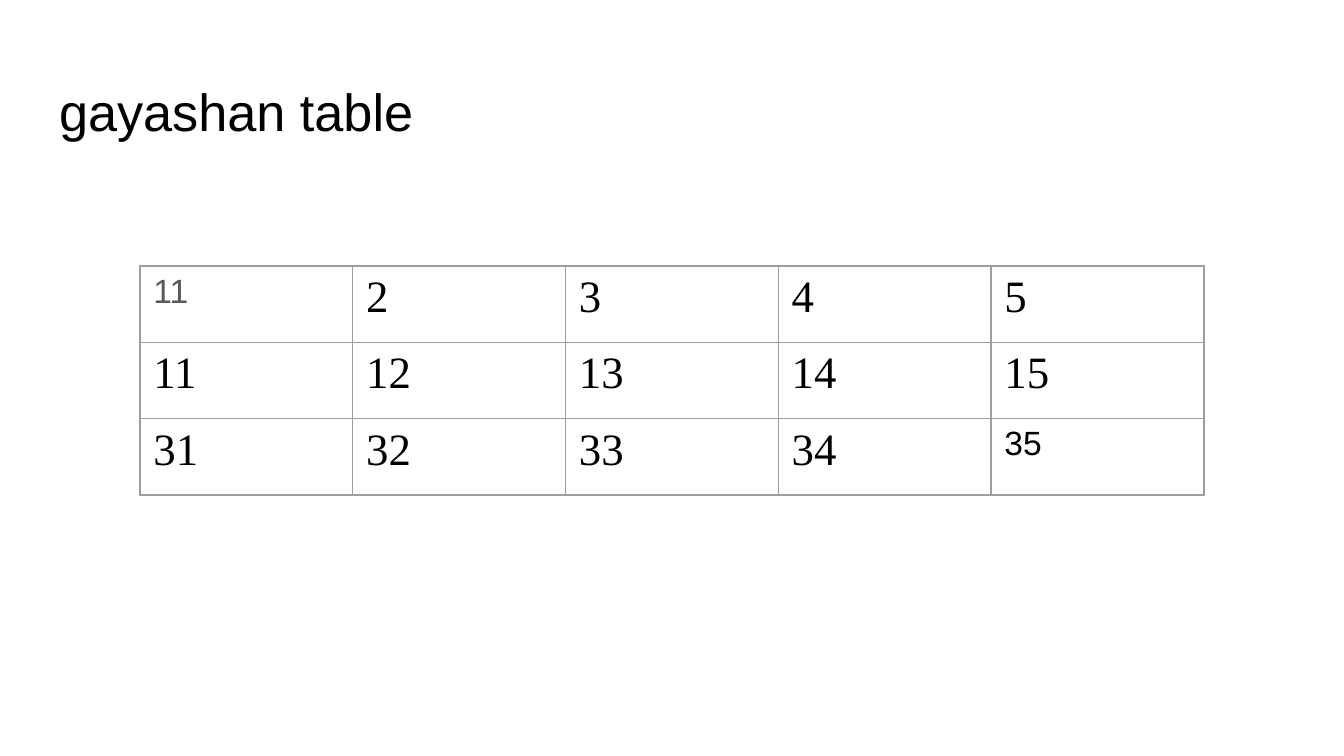
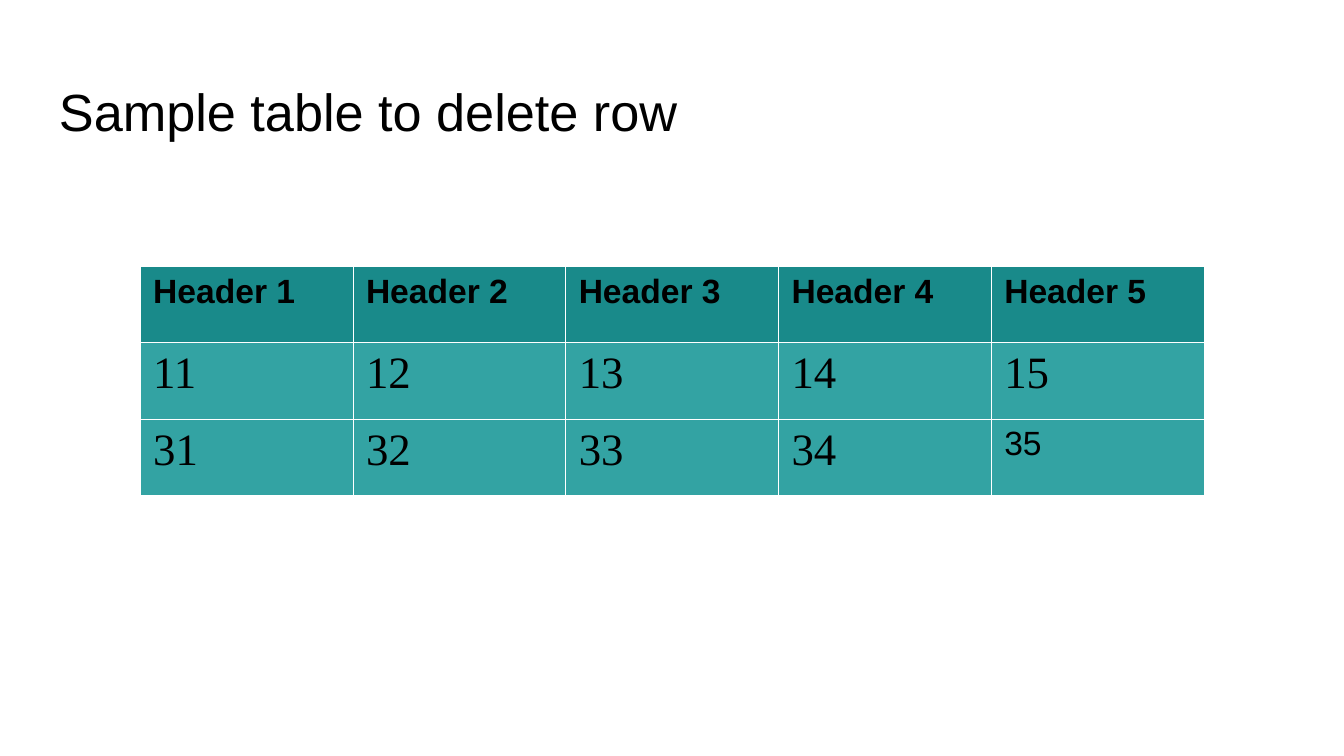
Before and after one commit to GayashanSameera/PythonPPTXGen, a slide deck: slide 5 of output.pptx. Drawn at 1344x756 pixels with LibreOffice and Linux fonts; fonts in the diff are those of the drawing. Boxes give left, top, right and bottom in pixels: in the first picture for what was removed or moved away, otherwise in the second. Text is boxed around its words. In the diff, an @@ line names an element or a change of style, - is before the commit and + after.

```diff
--- a/output.pptx
+++ b/output.pptx
@@ text at box(59, 93, 677, 141): text changed @@
-gayashan table
+Sample table to delete row
@@ table at box(140, 266, 1202, 571) @@
-row 1: 11 | 2 | 3 | 4 | 5
+row 1: Header 1 | Header 2 | Header 3 | Header 4 | Header 5
@@ fill none to #198A8A in row 1 @@
@@ fill none to #33A3A3 in 10 cells @@
@@ borders changed @@
```
Also in this commit, not shown: 4 other slides changed, 2 slides added, 2 slides removed, 3 other files.
